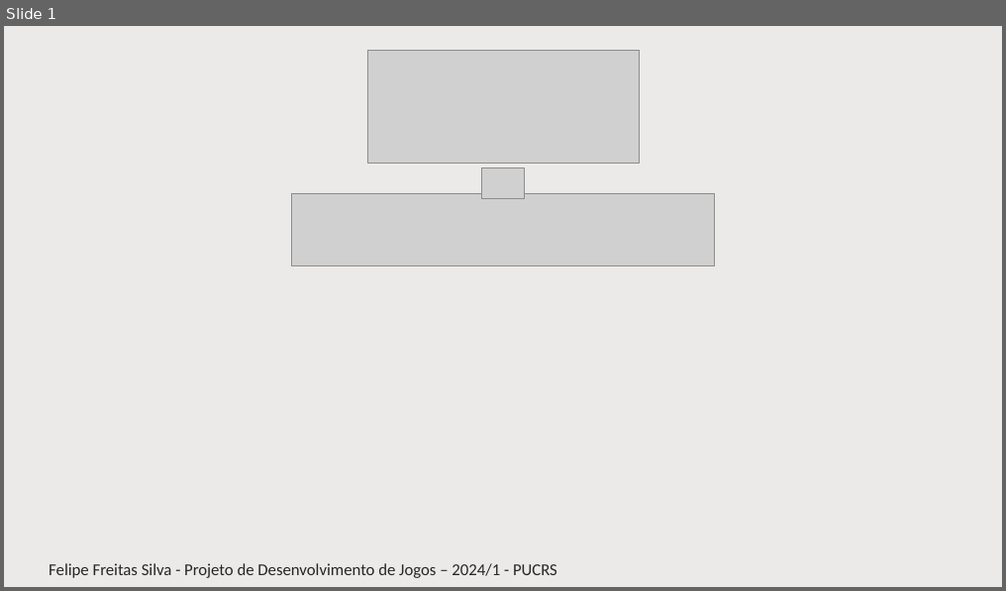
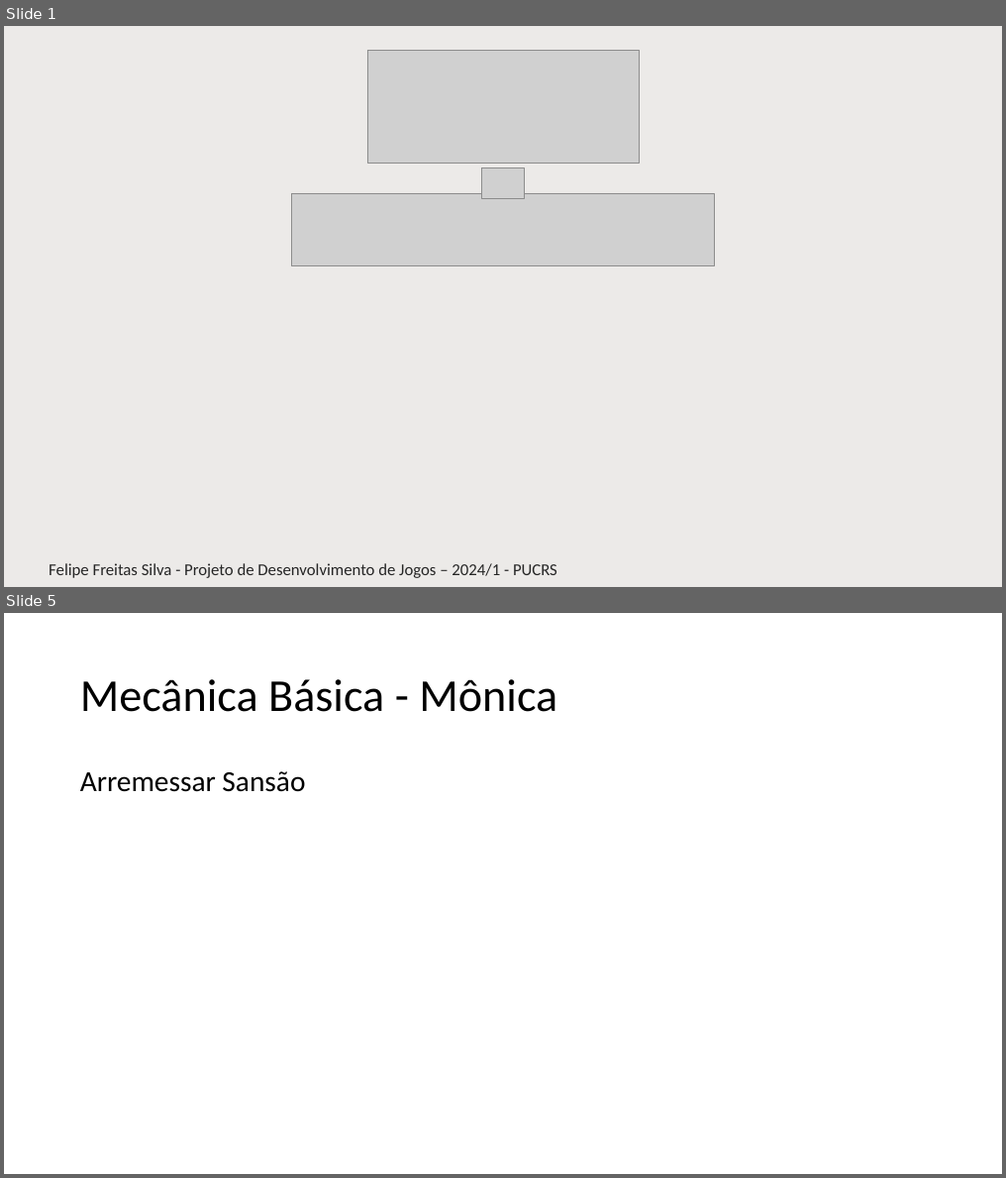
Before and after one commit to EngenhariaSoftwarePUCRS/Projeto_de_Desenvolvimento_de_Jogos, a slide deck: Trabalho/Parte1_Pitch/Pitch__Fuga_dos_Pets__Felipe_Freitas_Silva.pptx. Shown one above the other, each under a label of ours: slide 1 before the commit, slides 1 and 5 after it; the slides between them are not shown. The pictures are 1006x591 and 1006x1178 pixels, drawn with LibreOffice and Linux fonts; fonts in the diff are those of the drawing; grey boxes stand for pictures; background and template pictures are left out. Boxes give left, top, right and bottom in pixels: in the first picture for what was removed or moved away, otherwise in the second. Text is boxed around its words. In the diff, an @@ line names an element or a change of style, - is before the commit and + after.

```diff
--- a/Trabalho/Parte1_Pitch/Pitch__Fuga_dos_Pets__Felipe_Freitas_Silva.pptx
+++ b/Trabalho/Parte1_Pitch/Pitch__Fuga_dos_Pets__Felipe_Freitas_Silva.pptx
@@ slide 5 added at [4, 613, 1002, 1174], background #FFFFFF @@
@@ title added at [80, 679, 557, 712], 44 pt, text #000000 @@
+Mecânica Básica - Mônica
@@ text added at [80, 771, 305, 792], 28 pt, text #000000 @@
+Arremessar Sansão
```
Also in this commit, not shown: 18 other slides added.
